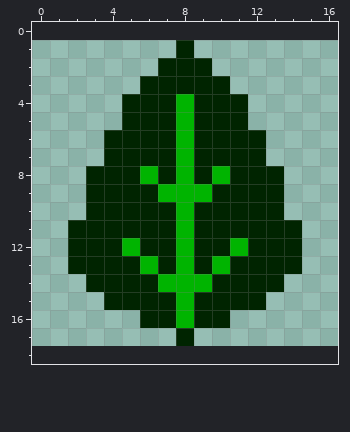
Two states of a pixel-art file, Assets/Art/Icons/Lifeforce Small.aseprite. Above is the file before it was changed.
17x17 pixels, 1 frame. The old version is drawn lined up with the new one, on the new canvas.
After the commit:
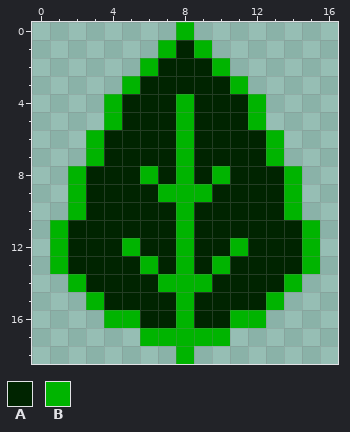
Palette (. is transparent): A #002400  B #00b400
Changes in this commit:
canvas 17x17 -> 17x19, the old top-left corner now at 0,1
The edit adds colour B in row 0 at x 8; in row 1 at x 7 and 9; in row 2 at x 6 and 10; in row 3 at x 5 and 11; in rows 4 to 5 at x 4 and 12; in rows 6 to 7 at x 3 and 13.
The edit adds colour B in rows 8 to 10 at x 2 and 14; in rows 11 to 13 at x 1 and 15; in row 14 at x 2 and 14; in row 15 at x 3 and 13; in row 16 at x 4 to 5 and 11 to 12; in row 17 at x 6 to 7 and 9 to 10.
The edit adds colour B in row 18 at x 8.
Colour A gives way to colour B in row 17 at x 8.
